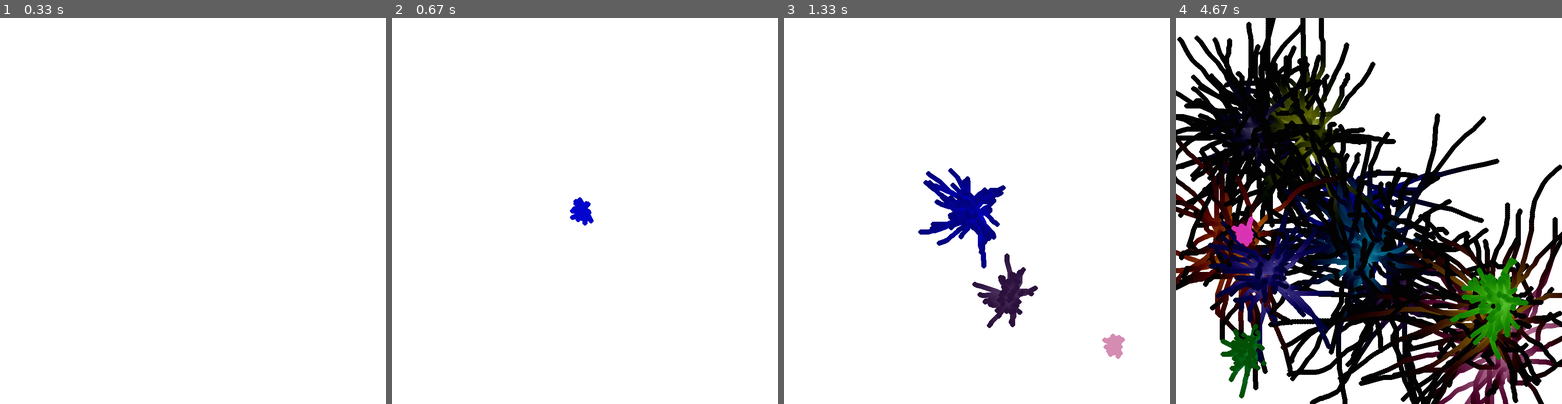
Above: before the commit, frames 1-4 (left to right).
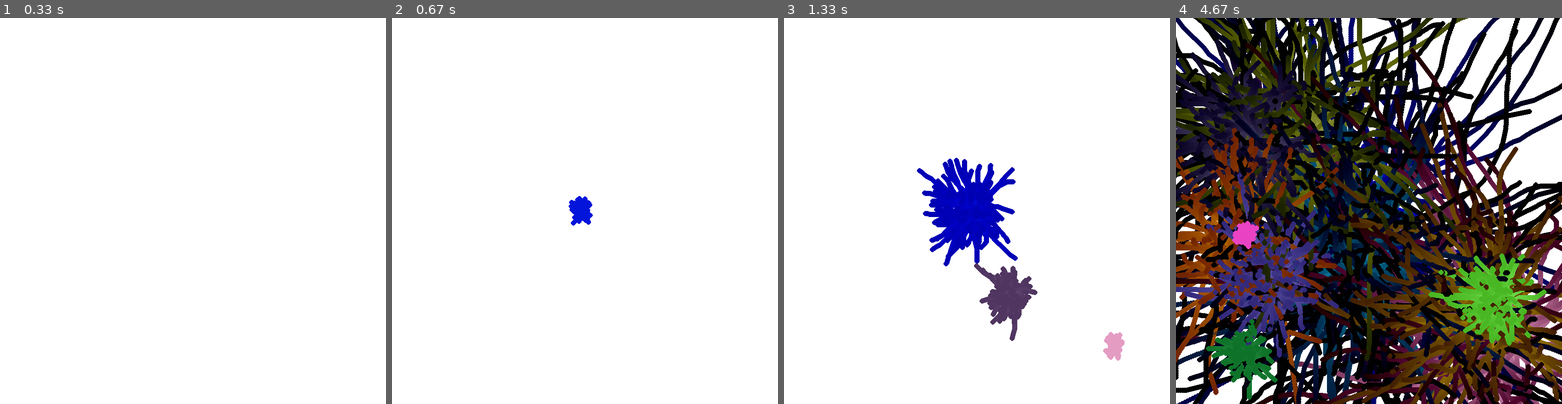
Above: after the commit, the same moments.

Repository: myhotchoc/Space-Simulator
Game: pygame game, started from My Weird Physics Toys/Particle System Things/Explosion Thing.py
The game is run twice, just before and just after one commit, with the same random seed, the same clock (stepped at 60 frames per second) and the same inputs.
Inputs (mouse positions are in pixels of both pictures, inside the frame that each line leads up to):
- Up to frame 1 (0.33 s): no input
- Up to frame 2 (0.67 s): click (585, 211) at 0.38 s
- Up to frame 3 (1.33 s): click (1015, 295) at 0.72 s; click (1119, 346) at 1.05 s
- Up to frame 4 (4.67 s): click (1276, 133) at 1.38 s; click (1369, 257) at 1.72 s; click (1314, 129) at 2.05 s; click (1504, 311) at 2.38 s; click (1241, 249) at 2.72 s; click (1257, 137) at 3.05 s; click (1276, 280) at 3.38 s; click (1507, 299) at 3.72 s; click (1253, 353) at 4.05 s; click (1249, 234) at 4.38 s

Frame 1 is identical in both runs. In frame 2, 0.1% of the frame differs, in the area x 45-53%, y 46-54%; in frame 3, 5.4%; in frame 4, 74%, in the area x 0-100%, y 0-100%.

Commit message:
Update Explosion Thing.py

Diff:
--- a/My Weird Physics Toys/Particle System Things/Explosion Thing.py
+++ b/My Weird Physics Toys/Particle System Things/Explosion Thing.py
@@ -26,10 +26,10 @@
 framerate = 60 ## frames per second
 
 v_lim = 0.5 ## max velocity of particles
-particle_num = 50 ## Particles created per system
+particle_num = 100 ## Particles created per system
 offset = 1.5 ## Maximum offset particle is moved by
 particle_size = 5 ## size of particles
-decay_speed = 2 ## speed of decay
+decay_speed = 1.0 ## speed of decay
 
 ## Setting window size, defining screen
 win_size = (900, 900)
